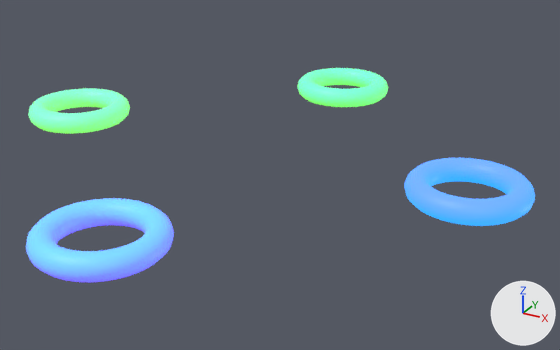
A saved change to the glTF model assets/meshes/ring/scene.gltf.
Before and after are seen from a 50 mm camera at (4.22, -6.96, 3.19) aimed at (0.36, 0.05, -0.31). Arrows for +X, +Y and +Z are at lower right; the lights stay in place. Where no turn or scale is listed for an object, it has been applied to the vertices.
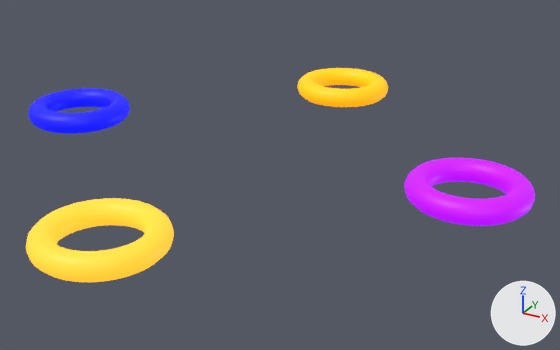
Changed parts and their boxes [x1, y1, x2, y2] in the pictures (560 x 350 px):
'Torus.003', recoloured
    both: [26, 198, 174, 282]
'Torus.001', recoloured (blue to purple)
    both: [404, 158, 535, 226]
'Torus', recoloured (green to blue)
    both: [28, 88, 130, 134]
'Torus.002', recoloured (green to yellow)
    both: [297, 68, 388, 107]

The edits, one by one:
In material 'Material.004' (mat_material_004), emission_color goes from (0.24, 1.0, 0.0) (green #86ff00) to (0.0, 0.00594, 1.0) (blue #0012ff).
Material 'Material.003' (mat_material_003) changes colour from purple #7600e7 to purple #9c00e7; in linear values from (0.18, 0.0, 0.8) to (0.333, 0.0, 0.8).
In material 'Material.003' (mat_material_003), emission_color goes from (0.0, 0.432, 1.0) (blue #00b0ff) to (0.371, 0.0, 1.0) (purple #a400ff).
Material 'Material.005' (mat_material_005) changes colour from blue #004fe7 to yellow #e7b100; in linear values from (0.0, 0.078, 0.8) to (0.8, 0.441, 0.0).
In material 'Material.005' (mat_material_005), emission_color goes from (0.201, 1.0, 0.0) (green #7cff00) to (1.0, 0.305, 0.0) (orange #ff9600).
Material 'Material.006' (mat_material_006) changes colour from cyan #00e7e2 to orange #e79b34; in linear values from (0.0, 0.8, 0.764) to (0.8, 0.327, 0.0339).
In material 'Material.006' (mat_material_006), emission_color goes from (0.193, 0.0, 1.0) (purple #7a00ff) to (1.0, 0.487, 0.0216) (orange #ffb928).
